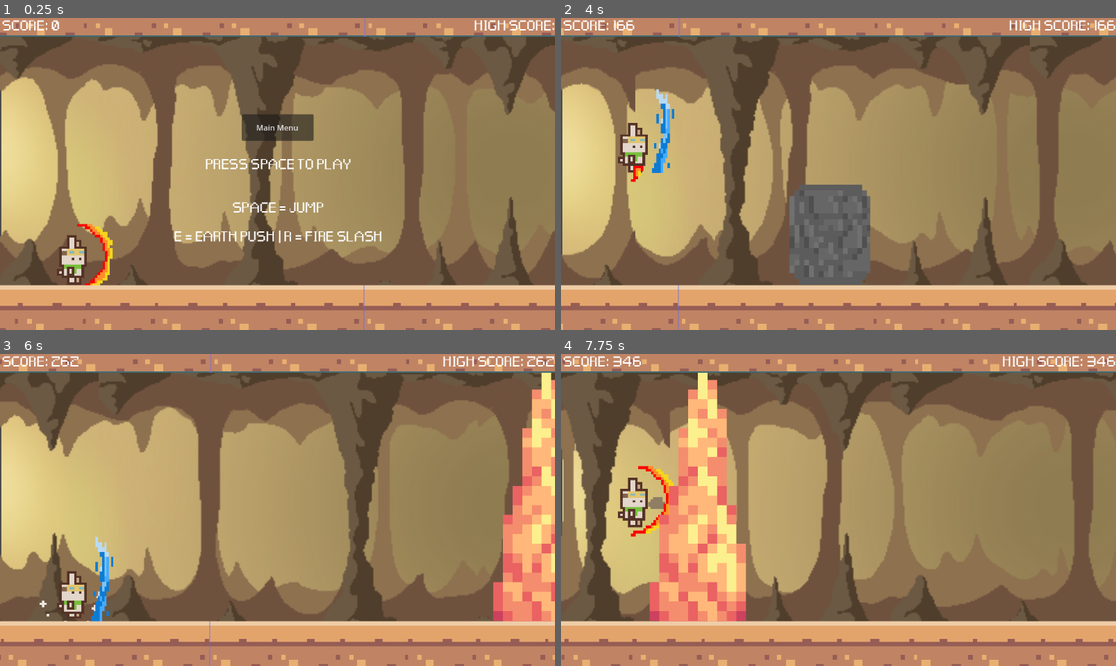
Above: before the commit, frames 1-4 (two rows, left to right).
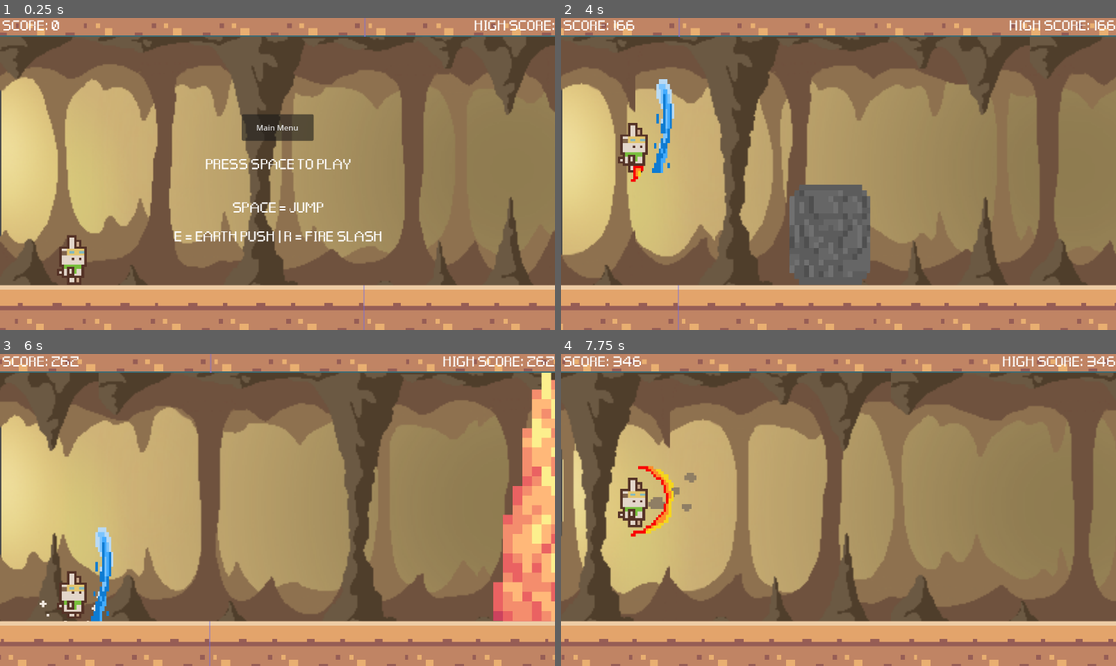
Above: after the commit, the same moments.

Repository: maryandrearv/the-elemental-path
Game: Godot game, scene res://scenes/main.tscn
Same seed, same stepped clock (60 frames per second), same inputs: the game is played once before the commit and once after it.
Inputs:
- Up to frame 1 (0.25 s): no input
- Up to frame 2 (4 s): tap Space at 0.5 s; tap R (fire) at 0.6, 1.55, 3.05, 3.6 s; tap Enter (ui_accept) at 0.77, 1.52, 3.02, 3.77 s; tap W (water) at 0.8, 1.35, 2.3, 3.8 s; hold Q (air) 2.03-2.78 s; tap E (earth) at 2.85 s
- Up to frame 3 (6 s): tap W (water) at 4.35, 5.3, 5.85 s; tap Enter (ui_accept) at 4.52 s; tap R (fire) at 4.55, 5.1 s
- Up to frame 4 (7.75 s): tap Enter (ui_accept) at 6.02, 6.77, 7.52 s; tap R (fire) at 6.05, 7.55 s; hold Q (air) 6.53-7.28 s; tap W (water) at 6.8 s; tap E (earth) at 7.35 s

The runs differ from the first frame. In frame 1, 0.4% of the frame differs, in the area x 13-21%, y 65-86%; in frame 2, 0.3%; in frame 3, 0.3%; in frame 4, 9.0%, in the area x 15-34%, y 6-86%.

Commit message:
Added a new fire_obstacle script to work with the fire. Currently tested it to use perform_attack in the echo.gd to see if the water can destroy it. Fire_obstacle has been changed to a staticbody2D

Diff:
--- a/runner/echo.gd
+++ b/runner/echo.gd
@@ -49,7 +49,9 @@
 
 		fire_sound.play()
 		_hide_fire_animation()
+
 	elif Input.is_action_just_pressed("water"):
+		perform_attack()
 		water_animation.visible = true
 		echo_sprite.play("cast")
 		water_animation.play("waterwall")
--- a/runner/scenes/Echo.tscn
+++ b/runner/scenes/Echo.tscn
@@ -282,9 +282,10 @@
 scale = Vector2(4.625, 10.25)
 sprite_frames = SubResource("SpriteFrames_cvafy")
 animation = &"waterwall"
-frame_progress = 0.187203
+frame_progress = 0.518222
 
 [node name="Fire" type="AnimatedSprite2D" parent="."]
+visible = false
 texture_filter = 1
 position = Vector2(47, 44)
 scale = Vector2(5.25, 5.59375)
--- /dev/null
+++ b/runner/scenes/fire_obstacle.gd
@@ -0,0 +1,26 @@
+extends StaticBody2D
+
+@onready var hitbox: Area2D = $fireobs_hitbox
+
+var is_destroyed : bool = false
+signal vine_collided
+
+# Called when the node enters the scene tree for the first time.
+func _ready():
+	hitbox.connect("area_entered", Callable(self, "_on_fireobs_hitbox_area_entered"))
+
+# Called every frame. 'delta' is the elapsed time since the previous frame.
+func _process(delta: float) -> void:
+	pass
+
+func destroy_vine():
+	if not is_destroyed:
+		is_destroyed = true
+		#Remove Vine from scene
+		queue_free()
+		print("Vine Destroyed!")
+
+func _on_fireobs_hitbox_area_entered(area: Area2D) -> void:
+	if area.is_in_group("Attack"):
+		queue_free()
+		print("Vine Destroyed!")
--- a/runner/scenes/fire_obstacle.tscn
+++ b/runner/scenes/fire_obstacle.tscn
@@ -1,6 +1,7 @@
-[gd_scene load_steps=7 format=3 uid="uid://ddowbj0wagoso"]
+[gd_scene load_steps=9 format=3 uid="uid://ddowbj0wagoso"]
 
 [ext_resource type="Texture2D" uid="uid://caxq7jspxs7sf" path="res://sprites/Fire Effect and Bullet 16x16.png" id="1_qq61u"]
+[ext_resource type="Script" path="res://scenes/fire_obstacle.gd" id="1_xu5aa"]
 
 [sub_resource type="AtlasTexture" id="AtlasTexture_kk1gf"]
 atlas = ExtResource("1_qq61u")
@@ -35,9 +36,14 @@
 radius = 5.41667
 height = 31.5
 
-[node name="FireObstacle" type="Node2D"]
+[sub_resource type="CapsuleShape2D" id="CapsuleShape2D_cvvvt"]
+radius = 6.75
+height = 33.3
+
+[node name="FireObstacle" type="StaticBody2D"]
 position = Vector2(119, 294)
 scale = Vector2(20, 20)
+script = ExtResource("1_xu5aa")
 
 [node name="FireObstacle" type="AnimatedSprite2D" parent="."]
 texture_filter = 1
@@ -45,5 +51,13 @@
 animation = &"FireObstacle"
 frame_progress = 0.631944
 
-[node name="FireCollision" type="CollisionShape2D" parent="FireObstacle"]
+[node name="FireCollision" type="CollisionShape2D" parent="."]
+scale = Vector2(1, 1)
 shape = SubResource("CapsuleShape2D_07324")
+
+[node name="fireobs_hitbox" type="Area2D" parent="."]
+
+[node name="CollisionShape2D" type="CollisionShape2D" parent="fireobs_hitbox"]
+shape = SubResource("CapsuleShape2D_cvvvt")
+
+[connection signal="area_entered" from="fireobs_hitbox" to="." method="_on_fireobs_hitbox_area_entered"]
